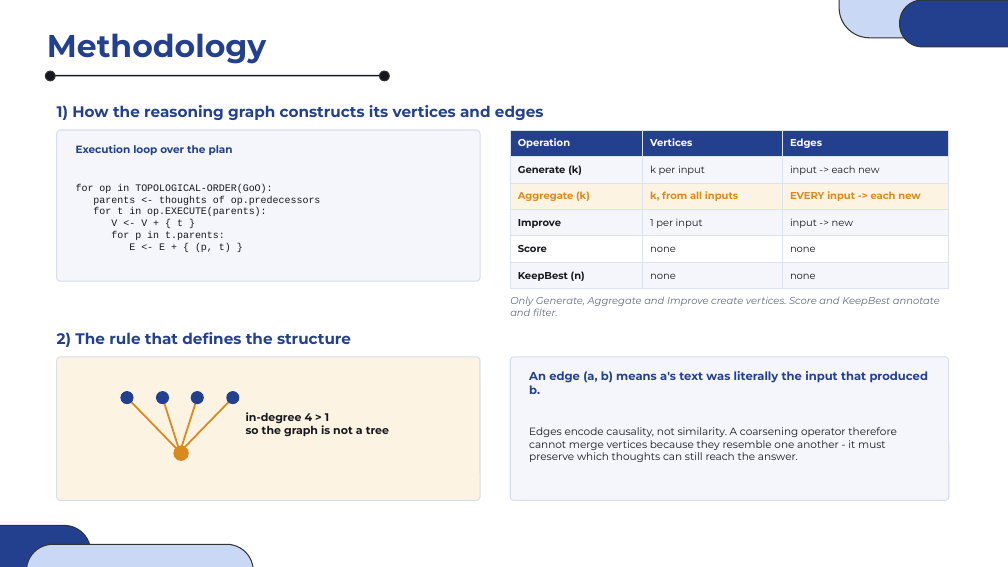
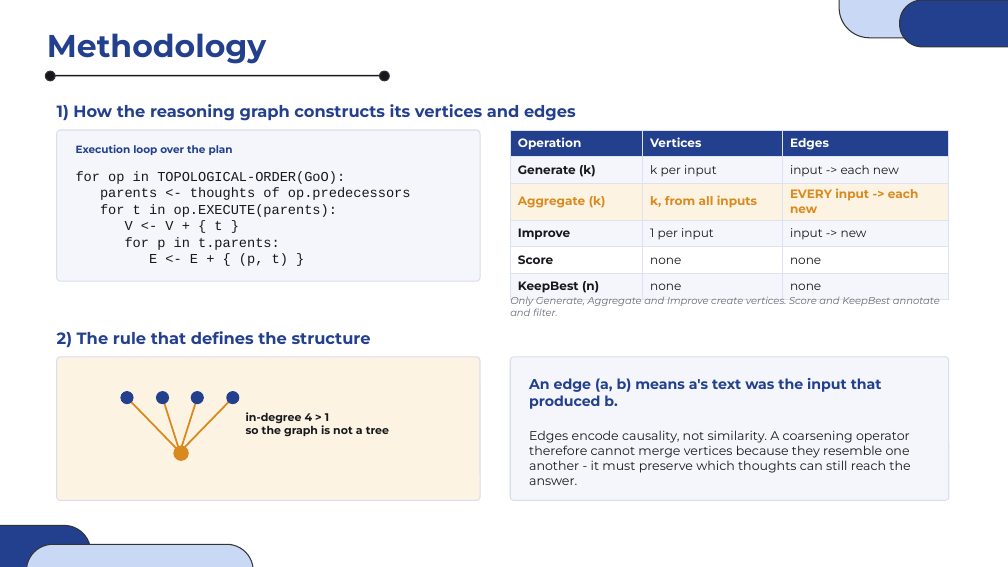
Before and after one commit to TREX4096/Graph_of_Thought, a slide deck: slide 8 of docs/Graph_of_Thoughts_BTP_v4.pptx. Drawn at 1008x567 pixels with LibreOffice and Linux fonts; fonts in the diff are those of the drawing. Boxes give left, top, right and bottom in pixels: in the first picture for what was removed or moved away, otherwise in the second. Text is boxed around its words. In the diff, an @@ line names an element or a change of style, - is before the commit and + after.

```diff
--- a/docs/Graph_of_Thoughts_BTP_v4.pptx
+++ b/docs/Graph_of_Thoughts_BTP_v4.pptx
@@ text "1) How the reasoning graph ..." at [57, 104, 576, 121]: size 14.5 to 15.5 pt @@
@@ table at [510, 130, 949, 297] @@
@@ size 9.5 to 11.5 pt @@
@@ text "for op in TOPOLOGICAL-ORDER(GoO):" at [76, 171, 411, 266]: size 9.5 to 13 pt @@
@@ text "2) The rule that defines ..." at [57, 331, 371, 347]: size 14.5 to 15.5 pt @@
@@ text at [529, 378, 882, 409]: text changed; size 11 to 13.5 pt @@
-An edge (a, b) means a's text was literally the input that produced b.
+An edge (a, b) means a's text was the input that produced b.
@@ text "Edges encode causality, not similarity. ..." at [529, 430, 910, 485]: size 10 to 12 pt @@
```
Also in this commit, not shown: 15 other slides changed, 1 other file.
